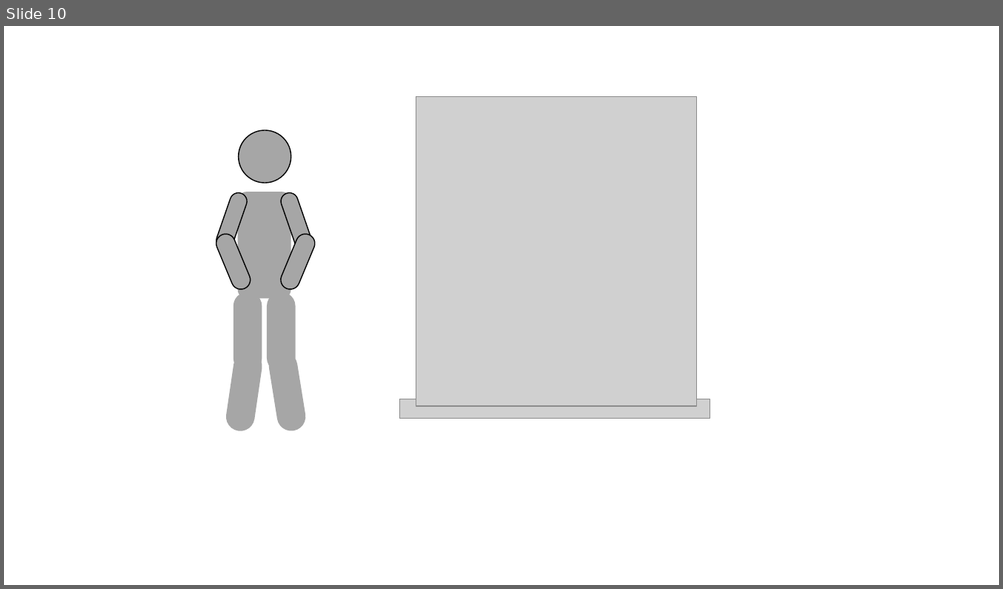
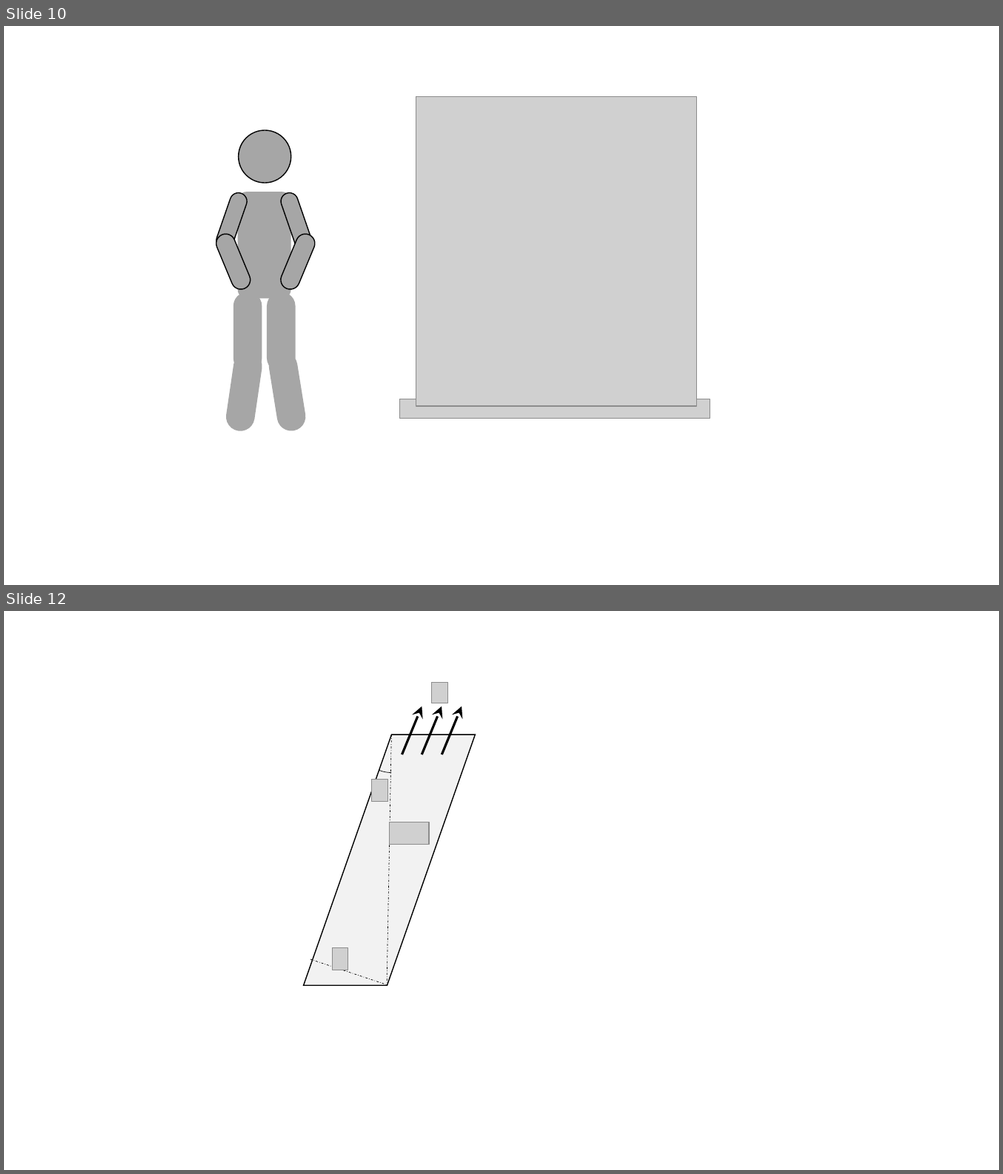
Before and after one commit to acharya2024/myProject01, a slide deck: 01_ME/08_Rotational Mechanics/img/all images.pptx. Shown one above the other, each under a label of ours: slide 10 before the commit, slides 10 and 12 after it; the slides between them are not shown. The pictures are 1003x589 and 1003x1174 pixels, drawn with LibreOffice and Linux fonts; fonts in the diff are those of the drawing; grey boxes stand for pictures. Boxes give left, top, right and bottom in pixels: in the first picture for what was removed or moved away, otherwise in the second. Text is boxed around its words. In the diff, an @@ line names an element or a change of style, - is before the commit and + after.

```diff
--- a/01_ME/08_Rotational Mechanics/img/all images.pptx
+++ b/01_ME/08_Rotational Mechanics/img/all images.pptx
@@ slide 12 added at (4,611,999,1170), background #FFFFFF @@
@@ arc (boxed as its full ellipse) added at (356,699,427,772), outline #000000 0.5 pt @@
@@ picture added at (432,683,447,703) @@
@@ arrow added from (401, 755) to (422, 706), #000000 2.25 pt @@
@@ arrow added from (422, 755) to (441, 706), #000000 2.25 pt @@
@@ arrow added from (442, 755) to (461, 706), #000000 2.25 pt @@
@@ parallelogram added at (303,735,475,985), fill #F2F2F2, outline #000000 1 pt @@
@@ line added from (391, 735) to (387, 985), #000000 0.5 pt dashed @@
@@ picture added at (372,780,387,802) @@
@@ picture added at (389,823,429,846) @@
@@ line added from (310, 960) to (387, 985), #000000 0.5 pt dashed @@
@@ picture added at (333,948,348,971) @@
```
Also in this commit, not shown: 20 other files.
